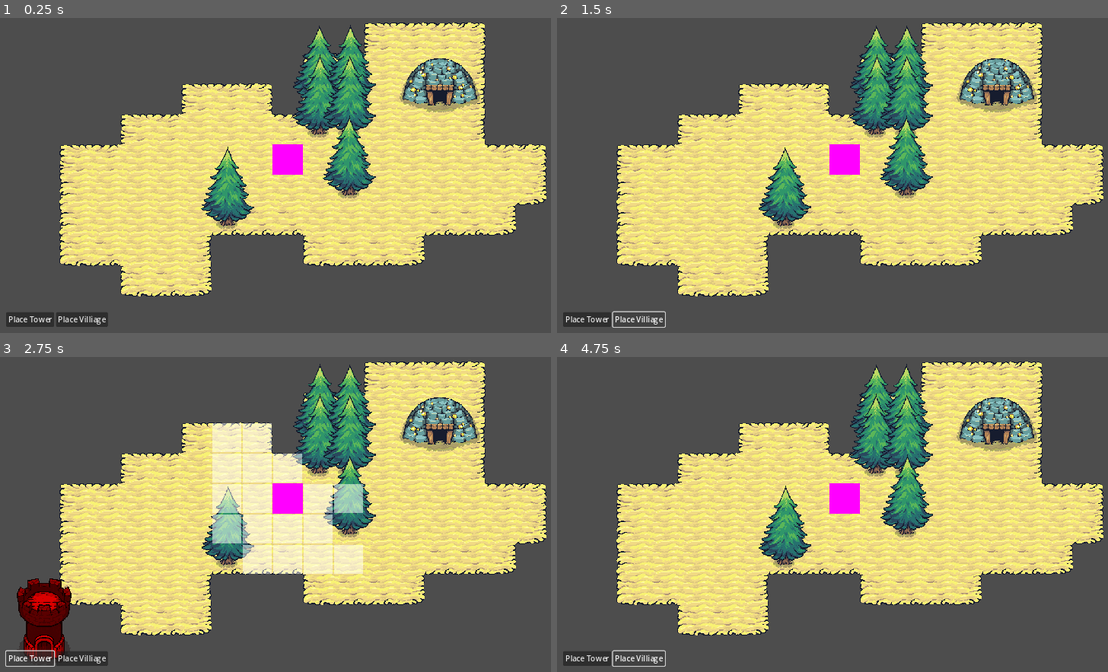
Above: before the commit, frames 1-4 (two rows, left to right).
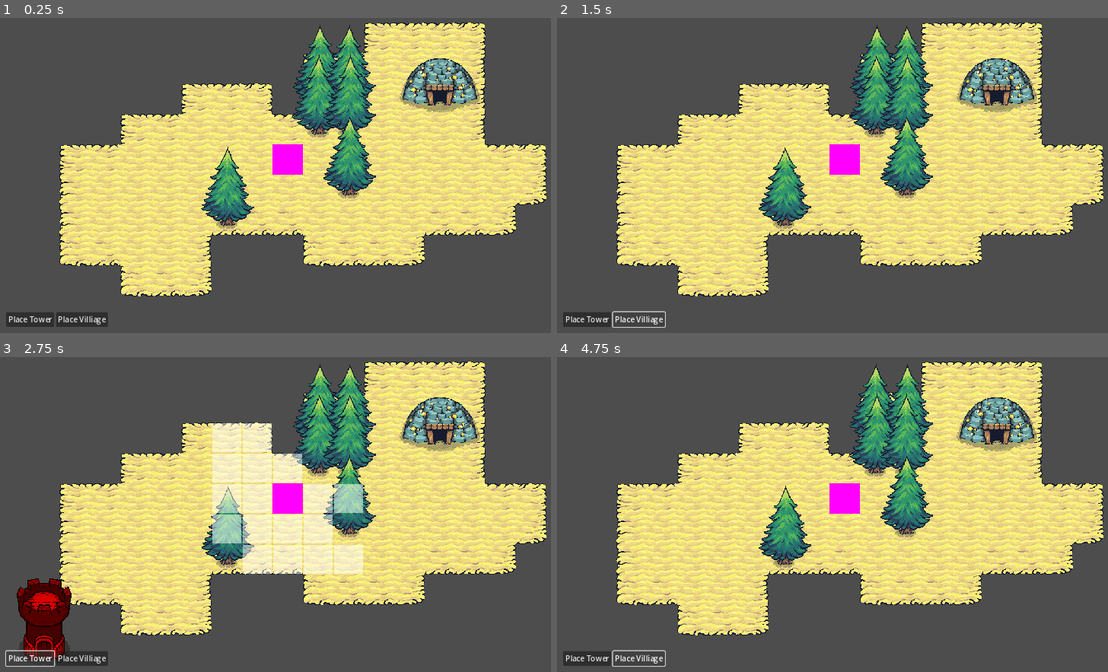
Above: after the commit, the same moments.

Repository: galaxy8691/learn_godot
Game: Godot game, scene res://scenes/base_level.tscn
Two runs of this game, one before a commit and one after it. Both use one fixed random seed, a clock stepped at 60 frames per second and the inputs below.
Inputs:
- Up to frame 1 (0.25 s): no input
- Up to frame 2 (1.5 s): click "Place Tower" at 0.5 s; click "Place Villiage" at 1.25 s
- Up to frame 3 (2.75 s): click "Place Tower" at 2 s
- Up to frame 4 (4.75 s): click "Place Villiage" at 2.75 s; click "Place Tower" at 3.5 s; click "Place Villiage" at 4.25 s

The runs differ from the first frame. In frame 1, 1.7% of the frame differs, in the area x 53-69%, y 2-56%; in frame 2, 1.1%; in frame 3, 0.5%; in frame 4, 1.7%, in the area x 53-69%, y 2-55%.

Commit message:
now has water and foam

Diff:
--- a/resources/base_tile_set.tres
+++ b/resources/base_tile_set.tres
@@ -1,8 +1,10 @@
-[gd_resource type="TileSet" load_steps=7 format=3 uid="uid://cqu8budwpj0hu"]
+[gd_resource type="TileSet" load_steps=11 format=3 uid="uid://cqu8budwpj0hu"]
 
 [ext_resource type="Texture2D" uid="uid://dw035shah6t3c" path="res://assets/tiles/tilemap_flat.png" id="1_ujnq3"]
 [ext_resource type="Texture2D" uid="uid://bwe2mn4sjgqqm" path="res://assets/resource/tree.png" id="2_b1g0t"]
 [ext_resource type="Texture2D" uid="uid://cjxglshrpxqvg" path="res://assets/tiles/tilemap_elevation.png" id="3_yjf66"]
+[ext_resource type="Texture2D" uid="uid://hrei26nbk2e1" path="res://assets/tiles/water.png" id="4_iwttc"]
+[ext_resource type="Texture2D" uid="uid://dio1qqa21ulhr" path="res://assets/tiles/foam.png" id="5_staix"]
 
 [sub_resource type="TileSetAtlasSource" id="TileSetAtlasSource_8uaa1"]
 texture = ExtResource("1_ujnq3")
@@ -333,6 +335,26 @@
 3:3/0/terrain_set = 0
 3:3/0/terrain = 3
 
+[sub_resource type="TileSetAtlasSource" id="TileSetAtlasSource_61lle"]
+texture = ExtResource("4_iwttc")
+texture_region_size = Vector2i(64, 64)
+0:0/0 = 0
+
+[sub_resource type="TileSetAtlasSource" id="TileSetAtlasSource_uirkq"]
+texture = ExtResource("5_staix")
+texture_region_size = Vector2i(192, 192)
+0:0/animation_columns = 8
+0:0/animation_mode = 1
+0:0/animation_frame_0/duration = 0.15
+0:0/animation_frame_1/duration = 0.15
+0:0/animation_frame_2/duration = 0.15
+0:0/animation_frame_3/duration = 0.15
+0:0/animation_frame_4/duration = 0.15
+0:0/animation_frame_5/duration = 0.15
+0:0/animation_frame_6/duration = 0.15
+0:0/animation_frame_7/duration = 0.15
+0:0/0 = 0
+
 [resource]
 tile_size = Vector2i(64, 64)
 terrain_set_0/mode = 2
@@ -351,3 +373,5 @@
 sources/0 = SubResource("TileSetAtlasSource_8uaa1")
 sources/1 = SubResource("TileSetAtlasSource_rv0et")
 sources/2 = SubResource("TileSetAtlasSource_xk736")
+sources/3 = SubResource("TileSetAtlasSource_61lle")
+sources/4 = SubResource("TileSetAtlasSource_uirkq")
